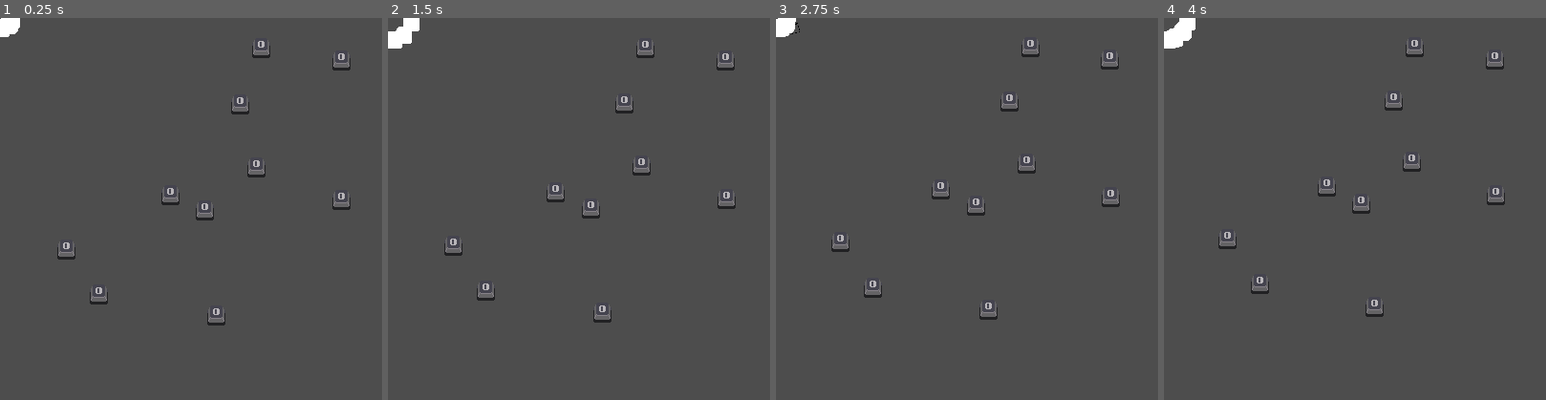
Above: before the commit, frames 1-4 (left to right).
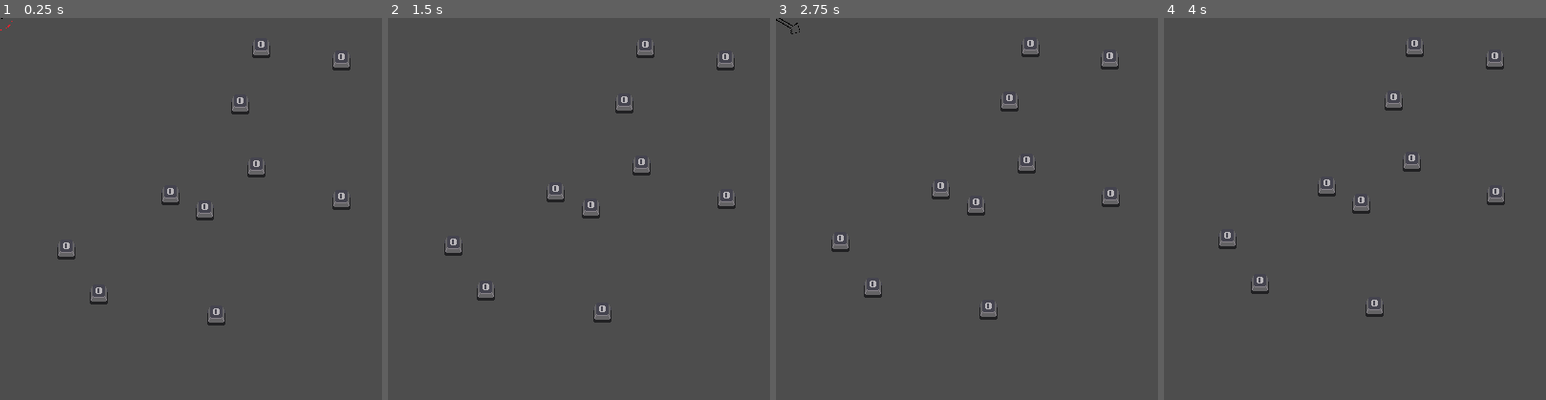
Above: after the commit, the same moments.

Repository: youchanje30/Help-Me-KeyBoard-Warrior
Game: Godot game, scene res://Scenes/Effects/explosion.tscn
Two runs of this game, one before a commit and one after it. Both use one fixed random seed, a clock stepped at 60 frames per second and the inputs below. This scene is started directly instead of the project's main scene.
Inputs:
- Up to frame 1 (0.25 s): no input
- Up to frame 2 (1.5 s): tap Enter (ui_accept) at 0.5, 0.77 s
- Up to frame 3 (2.75 s): tap Enter (ui_accept) at 1.52 s
- Up to frame 4 (4 s): tap Enter (ui_accept) at 3.02, 3.77 s
The pictures show only the part of the screen within x 0-50%, y 0-50%; the shares and areas given below are measured in that part.

The runs differ from the first frame. In frame 1, 0.2% of the frame differs, in the area x 0-6%, y 0-5%; in frame 2, 0.4%; in frame 3, 0.2%; in frame 4, 0.5%, in the area x 0-9%, y 0-8%.

Commit message:
Add Enemy Death Effect
add enemy's death explosion effect

Diff:
--- a/Scenes/Effects/explosion.tscn
+++ b/Scenes/Effects/explosion.tscn
@@ -1,6 +1,6 @@
 [gd_scene load_steps=3 format=3 uid="uid://barluy6tr3pur"]
 
-[ext_resource type="Texture2D" uid="uid://1pdduxeff8ys" path="res://Sprites/Keyboards/WhiteBtn.png" id="1_mbvlp"]
+[ext_resource type="Script" path="res://Scripts/Effects/Effect.gd" id="1_fs51t"]
 
 [sub_resource type="ParticleProcessMaterial" id="ParticleProcessMaterial_huhg3"]
 particle_flag_disable_z = true
@@ -10,8 +10,14 @@
 gravity = Vector3(0, 0, 0)
 
 [node name="Explosion" type="GPUParticles2D"]
-amount = 30
+modulate = Color(1, 0.117647, 0.168627, 1)
+emitting = false
+amount = 45
 process_material = SubResource("ParticleProcessMaterial_huhg3")
-texture = ExtResource("1_mbvlp")
 lifetime = 0.5
+one_shot = true
 explosiveness = 1.0
+script = ExtResource("1_fs51t")
+
+[connection signal="finished" from="." to="." method="_on_finished"]
+[connection signal="visibility_changed" from="." to="." method="_on_visibility_changed"]
--- /dev/null
+++ b/Scripts/Effects/Effect.gd
@@ -0,0 +1,11 @@
+extends GPUParticles2D
+
+
+
+func _on_finished() -> void:
+	self.visible = false
+
+
+func _on_visibility_changed() -> void:
+	if self.visible: restart()
+	else: EffectManager.AddEffect(self, 0)
--- a/Scripts/Enemys/BaseEnemy.gd
+++ b/Scripts/Enemys/BaseEnemy.gd
@@ -9,8 +9,3 @@
 
 func move(delta):
 	translate(move_vec * speed * delta)
-#
-#func get_damage(damage : float):
-	#cur_hp -= damage
-	#if cur_hp <= 0:
-		#self.queue_free()
--- a/Scripts/Interface/IEnemy.gd
+++ b/Scripts/Interface/IEnemy.gd
@@ -26,5 +26,6 @@
 	anim.play("Hurt")
 
 func remove():
+	EffectManager.SetEffect(0, self.global_position)
 	EnemyController.Remove_Enemy(self)
 #endregion
--- /dev/null
+++ b/Scripts/Managers/EffectManager.gd
@@ -0,0 +1,25 @@
+extends Node
+#class_name EffectManager
+
+var effect_prefabs = [preload("res://Scenes/Effects/explosion.tscn")]
+
+var remain_effect = [[]]
+
+#func _ready() -> void:
+	#remain_effect.resize(1)
+
+func SetEffect(id, pos):
+	var effect = GetEffect(id)
+	effect.global_position = pos
+	effect.visible = true
+
+func GetEffect(id):
+	if remain_effect[id].size() > 0:
+		return remain_effect[id].pop_back()
+
+	var effect = effect_prefabs[id].instantiate()
+	add_child(effect)
+	return effect
+
+func AddEffect(effect, id):
+	remain_effect[id].append(effect)
--- a/project.godot
+++ b/project.godot
@@ -21,6 +21,7 @@
 KeyboardController="*res://Scenes/keyboard_controller.tscn"
 EnemyController="*res://Scripts/Managers/EnemyController.gd"
 DamageController="*res://Scripts/Managers/DamageController.gd"
+EffectManager="*res://Scripts/Managers/EffectManager.gd"
 
 [display]
 
